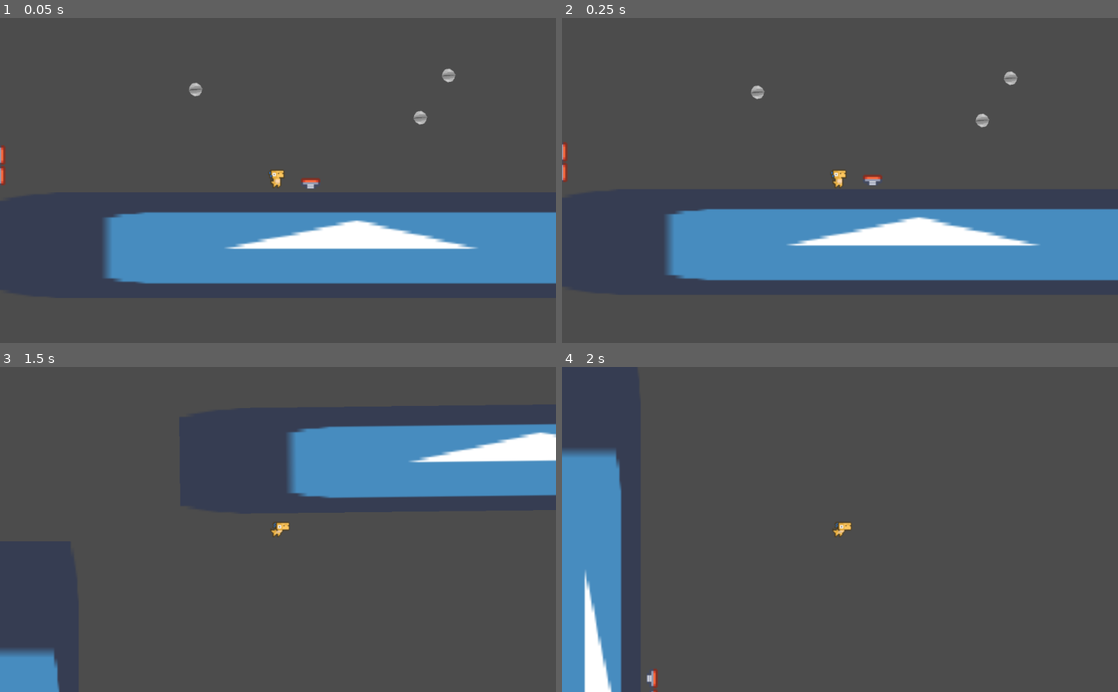
Above: before the commit, frames 1-4 (two rows, left to right).
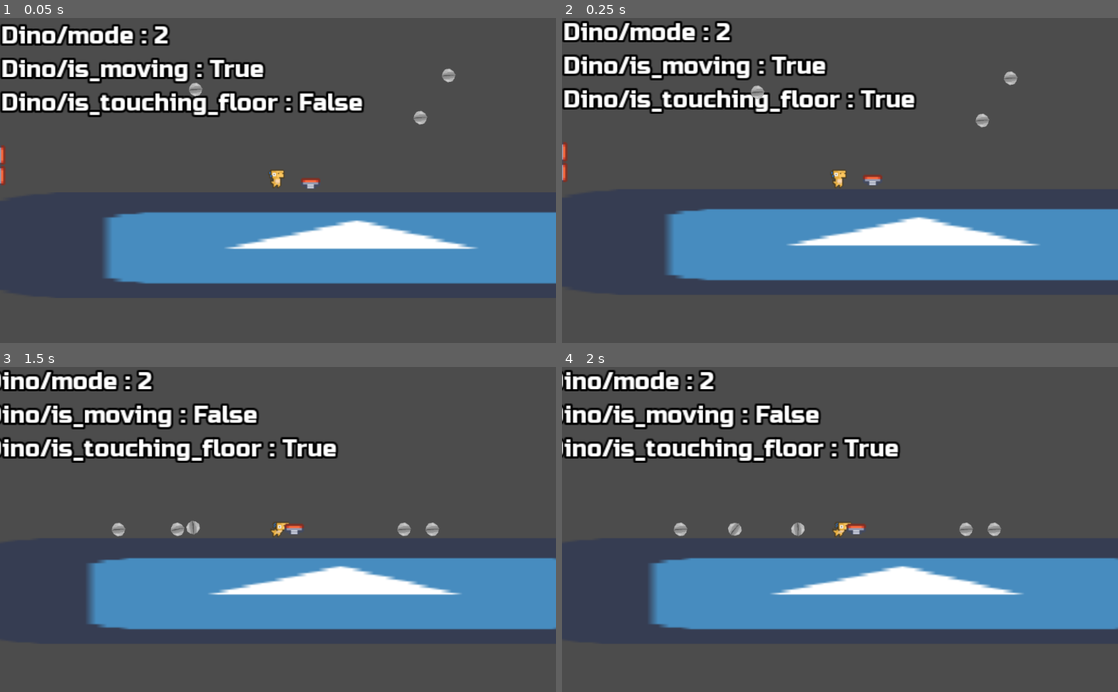
Above: after the commit, the same moments.

Repository: balmeidaa/dino_platformer
Game: Godot game, scene res://test.tscn
Two runs of this game, one before a commit and one after it. Both use one fixed random seed, a clock stepped at 60 frames per second and the inputs below. The engine's default icon, where the game draws it, is replaced by a stand-in: a white triangle on a blue panel in a dark square.
Inputs:
- Up to frame 1 (0.05 s): no input
- Up to frame 2 (0.25 s): no input
- Up to frame 3 (1.5 s): hold Right (ui_right) 0.53-1.28 s; hold Down (ui_down) from 1.28 s (still down)
- Up to frame 4 (2 s): keep holding Down (ui_down)

The runs differ from the first frame. In frame 1, 7.1% of the frame differs, in the area x 0-66%, y 1-31%; in frame 2, 7.0%; in frame 3, 37%, in the area x 0-100%, y 0-100%; in frame 4, 33%.

Commit message:
Added debugger/Bugfix with physics detecting damage at high speeds

Diff:
--- a/Dino.tscn
+++ b/Dino.tscn
@@ -262,6 +262,8 @@
 [node name="Dino" type="RigidBody2D"]
 collision_mask = 14
 mode = 2
+contacts_reported = 5
+contact_monitor = true
 can_sleep = false
 script = ExtResource( 1 )
 
--- a/DinoScript.gd
+++ b/DinoScript.gd
@@ -7,9 +7,16 @@
 # Called when the node enters the scene tree for the first time.
 onready var anim_player = $AnimationPlayer
 
+var is_touching_floor = false
+var prev_position
+var current_position
+var is_moving = false
 
 func _process(_delta):
+    current_position = global_position
+
     var speed = Vector2.ZERO
+    collision_detection(get_colliding_bodies())
 
     if linear_velocity.x == 0.0 and linear_velocity.y == 0.0:
         #this is to avoid to play the idle animation immediatly
@@ -37,16 +44,35 @@
 
     apply_central_impulse(speed)
 
-    #fall damage make that the dino can be hurt only once it hits the floor
-    if linear_velocity.y > jump_speed/2:
+    if prev_position == current_position:
+        is_moving = false
+    else:
+        is_moving = true
+
+    prev_position = current_position
+    # no usar linear_velocity para determinar velocidad/no movimiento, usar coordenadas
+    if linear_velocity.y > jump_speed:
         mode = RigidBody2D.MODE_RIGID
 
-    elif mode == RigidBody2D.MODE_RIGID and  linear_velocity.y == 0.0:
+    elif mode == RigidBody2D.MODE_RIGID and is_touching_floor and not is_moving: #bug
         mode = RigidBody2D.MODE_CHARACTER
         $Tween.interpolate_property(self, "rotation_degrees",rotation_degrees, 0.0, 0.6,  Tween.TRANS_ELASTIC, Tween.EASE_OUT)
         $Tween.start()
-        # remove this and improve fall damage
+
+
+    if not is_touching_floor and linear_velocity.length() > 250.0:
         hurt()
+
+
+func collision_detection(collision_list):
+    if not collision_list:
+        is_touching_floor = false
+        return
+
+    for item in collision_list:
+        if item.name == 'floor':
+            is_touching_floor = true
+            break
 
 
 func hurt():
--- /dev/null
+++ b/Main.gd
@@ -0,0 +1,8 @@
+extends Node2D
+
+
+
+func _ready():
+    $Debugger.add_property($Dino, "mode", "")
+    $Debugger.add_property($Dino, "is_moving", "")
+    $Debugger.add_property($Dino, "is_touching_floor", "")
--- a/objects/JumpPad.tscn
+++ b/objects/JumpPad.tscn
@@ -79,6 +79,9 @@
 } ]
 }
 
+[sub_resource type="RectangleShape2D" id=7]
+extents = Vector2( 10, 3 )
+
 [node name="JumpPad" type="Area2D"]
 monitorable = false
 script = ExtResource( 3 )
@@ -100,4 +103,12 @@
 [node name="AudioStreamPlayer" type="AudioStreamPlayer" parent="."]
 script = ExtResource( 4 )
 
+[node name="StaticBody2D" type="StaticBody2D" parent="."]
+collision_layer = 0
+collision_mask = 11
+
+[node name="CollisionShape2D" type="CollisionShape2D" parent="StaticBody2D"]
+position = Vector2( 0, -3 )
+shape = SubResource( 7 )
+
 [connection signal="body_entered" from="." to="." method="_on_SpringPlant_body_entered"]
--- a/test.tscn
+++ b/test.tscn
@@ -1,14 +1,21 @@
-[gd_scene load_steps=6 format=2]
+[gd_scene load_steps=8 format=2]
 
 [ext_resource path="res://icon.png" type="Texture" id=1]
 [ext_resource path="res://Dino.tscn" type="PackedScene" id=2]
 [ext_resource path="res://objects/Boulder.tscn" type="PackedScene" id=3]
 [ext_resource path="res://objects/JumpPad.tscn" type="PackedScene" id=4]
+[ext_resource path="res://util_scripts/Debugger.tscn" type="PackedScene" id=5]
+[ext_resource path="res://Main.gd" type="Script" id=6]
 
 [sub_resource type="RectangleShape2D" id=1]
 extents = Vector2( 65, 10 )
 
 [node name="Node2D" type="Node2D"]
+script = ExtResource( 6 )
+
+[node name="Debugger" parent="." instance=ExtResource( 5 )]
+margin_left = -239.0
+margin_top = -89.0
 
 [node name="Boulder" parent="." instance=ExtResource( 3 )]
 position = Vector2( 173, -39 )
--- /dev/null
+++ b/util_scripts/DebugStats.gd
@@ -0,0 +1,70 @@
+extends MarginContainer
+
+var dynamic_font
+
+class Property:
+    var num_format = "%4.2f"
+    var object  # The object being tracked.
+
+    var property  # The property to display (NodePath).
+
+    var label_ref  # A reference to the Label.
+
+    var display  # Display option (rounded, etc.)
+
+
+    func _init(_object, _property, _label, _display):
+        object = _object
+        property = _property
+        label_ref = _label
+        display = _display
+
+
+
+    func set_label():
+        # Sets the label's text.
+
+        var s = object.name + "/" + property + " : "
+        var p = object.get_indexed(property)
+        match display:
+            "":
+                s += str(p)
+            "length":
+                s += num_format % p.length()
+            "round":
+                match typeof(p):
+                    TYPE_INT, TYPE_REAL:
+                        s += num_format % p
+                    TYPE_VECTOR2, TYPE_VECTOR3:
+                        s += str(p.round())
+        label_ref.text = s
+
+var props = []  # An array of the tracked properties.
+
+
+func _ready():
+    dynamic_font = DynamicFont.new()
+    dynamic_font.font_data = load("res://assets/Russo_One.ttf")
+    dynamic_font.size = 22
+    dynamic_font.outline_size = 2
+    dynamic_font.outline_color = Color( 0, 0, 0, 1 )
+    dynamic_font.use_filter = true
+
+func _process(_delta):
+    if not visible:
+        return
+    for prop in props:
+        prop.set_label()
+
+func add_property(object, property, display):
+    var label = Label.new()
+    label.add_font_override("font", dynamic_font)
+    label.add_color_override("font_color", Color.white)
+
+    $Stats.add_child(label)
+    props.append(Property.new(object, property, label, display))
+
+func remove_property(object, property):
+    for prop in props:
+        if prop.object == object and prop.property == property:
+            props.erase(prop)
--- /dev/null
+++ b/util_scripts/Debugger.tscn
@@ -0,0 +1,13 @@
+[gd_scene load_steps=2 format=2]
+
+[ext_resource path="res://util_scripts/DebugStats.gd" type="Script" id=1]
+
+[node name="Debugger" type="MarginContainer"]
+margin_right = 40.0
+margin_bottom = 40.0
+script = ExtResource( 1 )
+
+[node name="Stats" type="VBoxContainer" parent="."]
+show_behind_parent = true
+margin_right = 40.0
+margin_bottom = 40.0
Binary file added: assets/Russo_One.ttf
Not shown, added: assets/sfx/hurt.wav.import
Not shown, added: assets/sfx/hurt_2.wav.import
Not shown: 1 places in objects/JumpPad.tscn that only renumber resources
Not shown, added: assets/sfx/hurt.wav
Not shown, added: assets/sfx/hurt_2.wav
